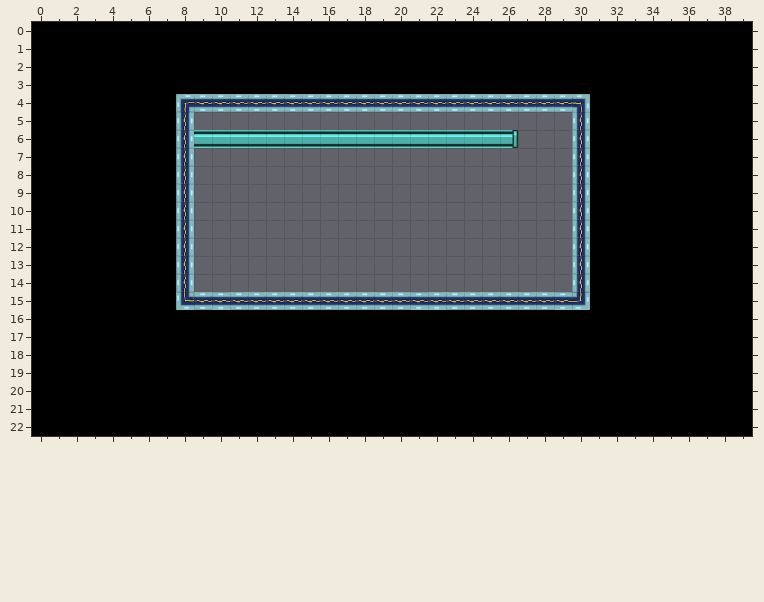
A Tiled map gets an edit: core/assets/level_4-2.tmx. This is how it looked before the edit.
Cells are 32x32 px. Shown: x 0..39, y 0..22.
Once edited:
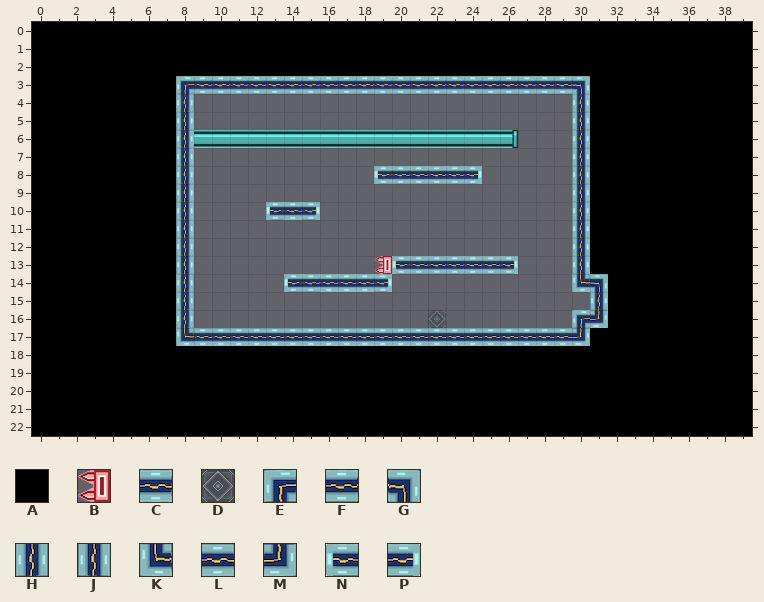
Key: from "tileset": A 1, B 5, C 33, D 34, E 96, F 97, G 98, H 128, J 130, K 160, L 161, M 162, N 163, P 164.
_ is an empty cell.
The edit:
Layer "platforms":
Tile B now appears in row 13 at x 19.
Tile C now appears in row 10 at x 14; in row 14 at x 16 to 18.
The author changed tile A to tile D in row 16 at x 22.
The author changed tile A to tile E in row 3 at x 8; in row 16 at x 30.
The author changed tile A to tile F in row 3 at x 9 to 29.
Tile F now appears in row 8 at x 20 to 23; in row 13 at x 21 to 25; in row 14 at x 15.
The author changed tile A to tile G in row 3 at x 30; in row 14 at x 31.
The author changed tile A to tile H in row 16 at x 8.
The author changed tile E to tile H in row 4 at x 8.
The author changed tile J to tile H in row 14 at x 8.
The author changed tile K to tile H in row 15 at x 8.
The author changed tile A to tile J in row 15 at x 31.
The author changed tile G to tile J in row 4 at x 30.
The author changed tile A to tile K in row 17 at x 8.
The author changed tile J to tile K in row 14 at x 30.
The author changed tile A to tile L in row 17 at x 9 to 29.
The author changed tile A to tile M in row 16 at x 31; in row 17 at x 30.
Tile N now appears in row 8 at x 19; in row 10 at x 13; in row 13 at x 20; in row 14 at x 14.
Tile P now appears in row 8 at x 24; in row 10 at x 15; in row 13 at x 26; in row 14 at x 19.
Tile A is removed in row 16 at x 9 to 21 and 23 to 29.
Tile C is removed in row 15 at x 22.
Tile F is removed in row 4 at x 9 to 29; in row 15 at x 9, 11 to 20 and 23 to 28.
Tile L is removed in row 15 at x 10, 21 and 29.
Tile M is removed in row 15 at x 30.
Changed places in both pictures, as pixel boxes (x1, y1, x2, y2):
changed: (176, 76, 590, 112)
added: (374, 166, 482, 184)
added: (266, 202, 320, 220)
changed: (176, 256, 608, 346)
